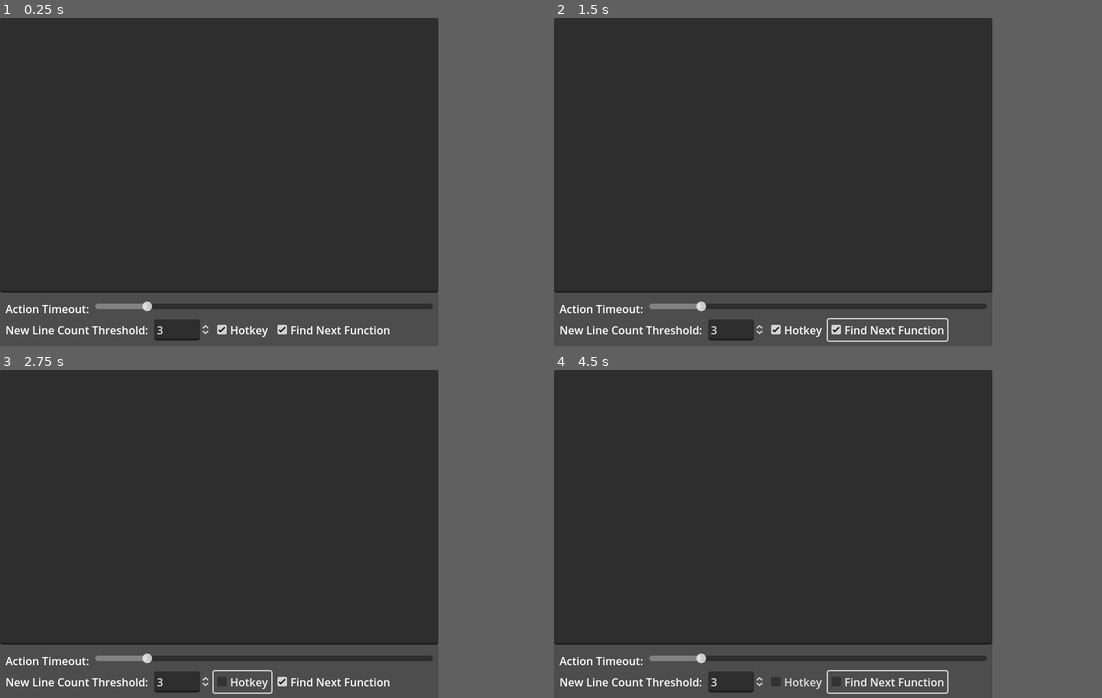
Above: before the commit, frames 1-4 (two rows, left to right).
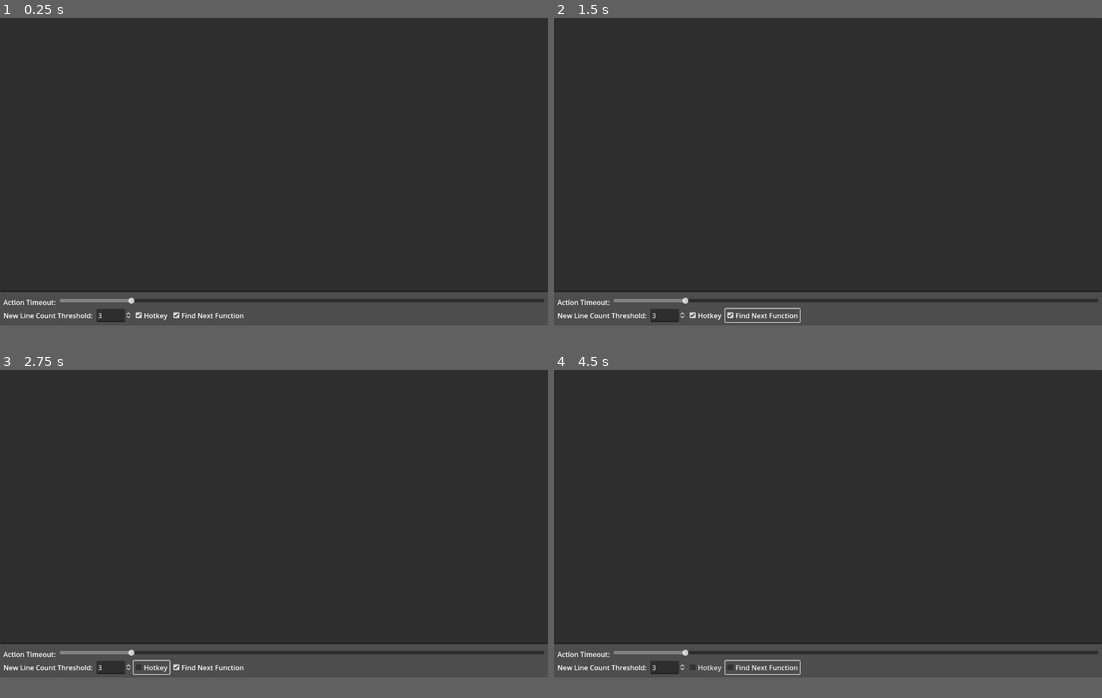
Above: after the commit, the same moments.

Repository: Knight-XAura/Smart-Script-Indentation
Game: Godot game, scene res://smart_scripting_test/smart_scripting_test.tscn
Two runs of this game, one before a commit and one after it. Both use one fixed random seed, a clock stepped at 60 frames per second and the inputs below.
Inputs:
- Up to frame 1 (0.25 s): no input
- Up to frame 2 (1.5 s): click "Find Next Function" at 0.5 s; click "Find Next Function" at 1.25 s
- Up to frame 3 (2.75 s): click "Hotkey" at 2 s
- Up to frame 4 (4.5 s): click "Hotkey" at 2.75 s; click "Hotkey" at 3.5 s; click "Find Next Function" at 4.25 s
In our replay, the window is 640x480 before the commit and 800x450 after it. These sizes can differ from the game's own. Grey fills any space a smaller window leaves; there, only what the larger window draws over its background counts as a difference.

The runs differ from the first frame. In frame 1, 5.8% of the frame differs, in the area x 0-100%, y 0-99%; in frame 2, 6.0%; in frame 3, 5.9%; in frame 4, 6.0%.

Commit message:
Found process isn't needed
Strange that in the beginning I had some issue when I was using ready and I thought it was just because how EditorPlugin might be ordered and as much as it didn't make sense I didn't want to fight with it.

Diff:
--- a/project.godot
+++ b/project.godot
@@ -17,8 +17,12 @@
 
 [display]
 
-window/size/viewport_width=640
-window/size/viewport_height=480
+window/size/viewport_width=1280
+window/size/viewport_height=720
+
+[editor_plugins]
+
+enabled=PackedStringArray("res://addons/smart_scripting/plugin.cfg")
 
 [rendering]
 
--- a/smart_scripting_test/smart_scripting_test.gd
+++ b/smart_scripting_test/smart_scripting_test.gd
@@ -39,14 +39,9 @@
 
 
 func _ready() -> void:
-	pass
-
-
-func _process(_delta: float) -> void:
 	action_timer.wait_time = action_timeout
 	script_code = $VBoxContainer/CodeEdit as CodeEdit
 	script_code.gui_input.connect(_on_script_code_gui_input)
-	set_process(false)
 
 
 func _exit_tree() -> void: # Clean disconnects may not be needed? Similar to missing timer.queue_free()? RefCounted?
--- a/smart_scripting_test/smart_scripting_test.tscn
+++ b/smart_scripting_test/smart_scripting_test.tscn
@@ -12,9 +12,10 @@
 script = ExtResource("1_bmkfy")
 
 [node name="VBoxContainer" type="VBoxContainer" parent="."]
-layout_mode = 2
-offset_right = 640.0
-offset_bottom = 480.0
+layout_mode = 1
+anchors_preset = 15
+anchor_right = 1.0
+anchor_bottom = 1.0
 grow_horizontal = 2
 grow_vertical = 2
 
Not shown, changed: addons/smart_scripting/smart_scripting.gd
